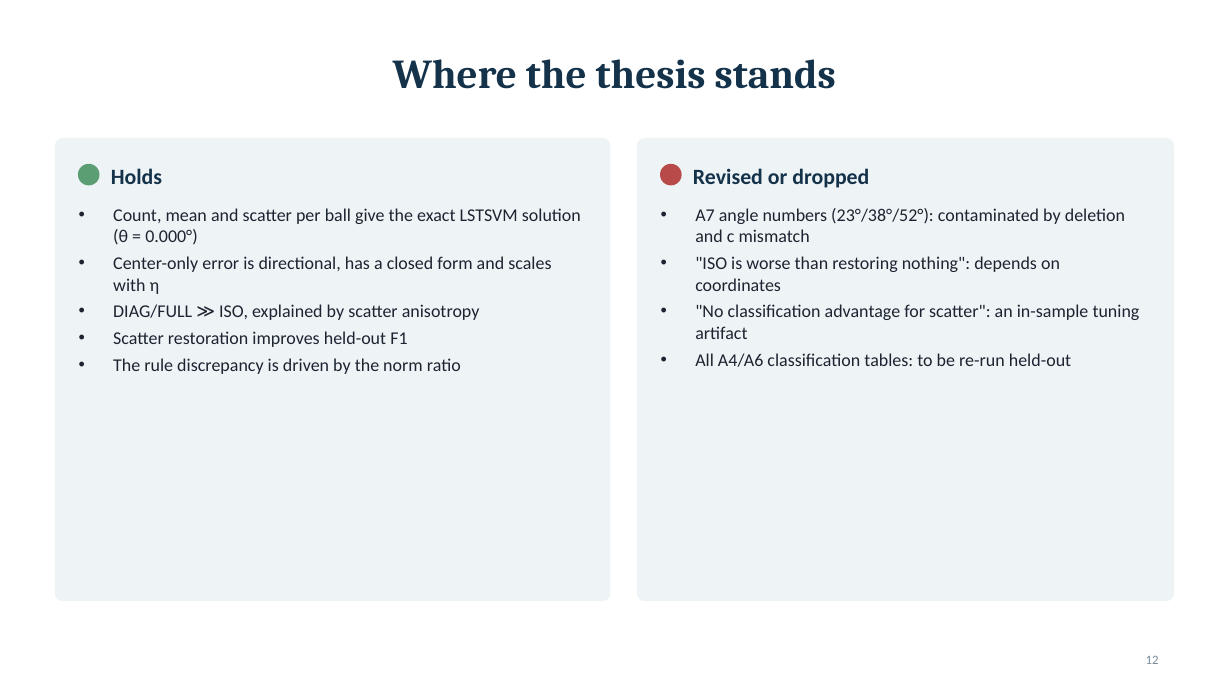
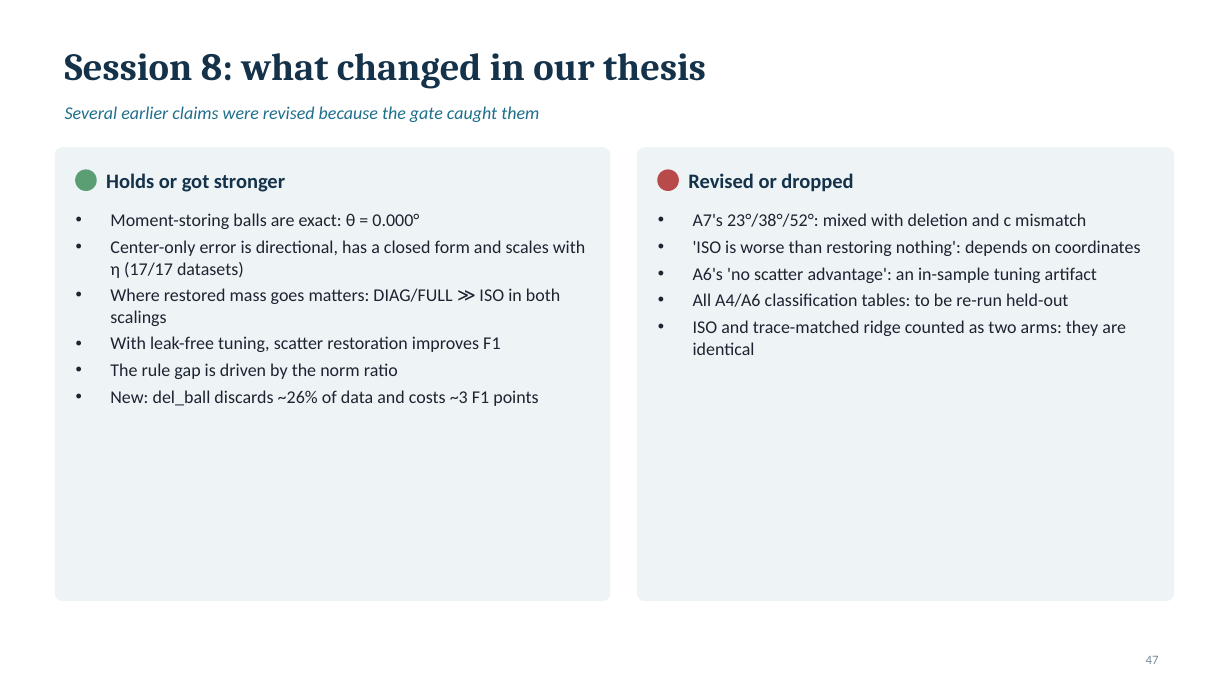
Before and after one commit to Toast24/GBLSTSVM-Ex, a slide deck: slide 47 of docs/midsem/GBLSTSVM_Midsem_Progress.pptx (slide 12 before the commit). Drawn at 1232x693 pixels with LibreOffice and Linux fonts; fonts in the diff are those of the drawing. Boxes give left, top, right and bottom in pixels: in the first picture for what was removed or moved away, otherwise in the second. Text is boxed around its words. In the diff, an @@ line names an element or a change of style, - is before the commit and + after.

```diff
--- a/docs/midsem/GBLSTSVM_Midsem_Progress.pptx
+++ b/docs/midsem/GBLSTSVM_Midsem_Progress.pptx
@@ title added at [65,53,706,89], 30 pt, text #14324A, bold @@
+Session 8: what changed in our thesis
@@ title removed at [393,59,836,89] @@
-Where the thesis stands
@@ text added at [65,106,539,122], 14 pt, text #1F6F8B, italic @@
+Several earlier claims were revised because the gate caught them
@@ rounded rectangle: place and size @@
-rounded rectangle at [55,139,610,601]
+rounded rectangle at [55,148,610,601]
@@ rounded rectangle: place and size @@
-rounded rectangle at [638,139,1174,601]
+rounded rectangle at [638,148,1174,601]
@@ ellipse: place and size @@
-ellipse at [79,165,99,185]
+ellipse at [76,170,96,190]
@@ text at [106,173,285,192]: text changed; size 17 to 16 pt @@
-Holds
+Holds or got stronger
@@ ellipse: place and size @@
-ellipse at [661,165,681,185]
+ellipse at [658,170,678,190]
@@ text "Revised or dropped" at [688,173,853,192]: size 17 to 16 pt @@
@@ text at [110,213,585,406]: text changed @@
-• Count, mean and scatter per ball give the exact LSTSVM solution (θ = 0.000°)
-• Center-only error is directional, has a closed form and scales with η
-• DIAG/FULL ≫ ISO, explained by scatter anisotropy
-• Scatter restoration improves held-out F1
-• The rule discrepancy is driven by the norm ratio
+• Moment-storing balls are exact: θ = 0.000°
+• Center-only error is directional, has a closed form and scales with η (17/17 datasets)
+• Where restored mass goes matters: DIAG/FULL ≫ ISO in both scalings
+• With leak-free tuning, scatter restoration improves F1
+• The rule gap is driven by the norm ratio
+• New: del_ball discards ~26% of data and costs ~3 F1 points
@@ text at [693,213,1141,283]: text changed @@
-• A7 angle numbers (23°/38°/52°): contaminated by deletion and c mismatch
-• "ISO is worse than restoring nothing": depends on coordinates
-• "No classification advantage for scatter": an in-sample tuning artifact
+• A7's 23°/38°/52°: mixed with deletion and c mismatch
+• 'ISO is worse than restoring nothing': depends on coordinates
+• A6's 'no scatter advantage': an in-sample tuning artifact
@@ text at [693,320,1126,355]: paragraph added @@
+• ISO and trace-matched ridge counted as two arms: they are identical
@@ page number at [1146,656,1159,664]: text changed @@
-12
+47
```
Also in this commit, not shown: 7 other slides changed, 44 slides added, 6 slides removed, 49 other files.
